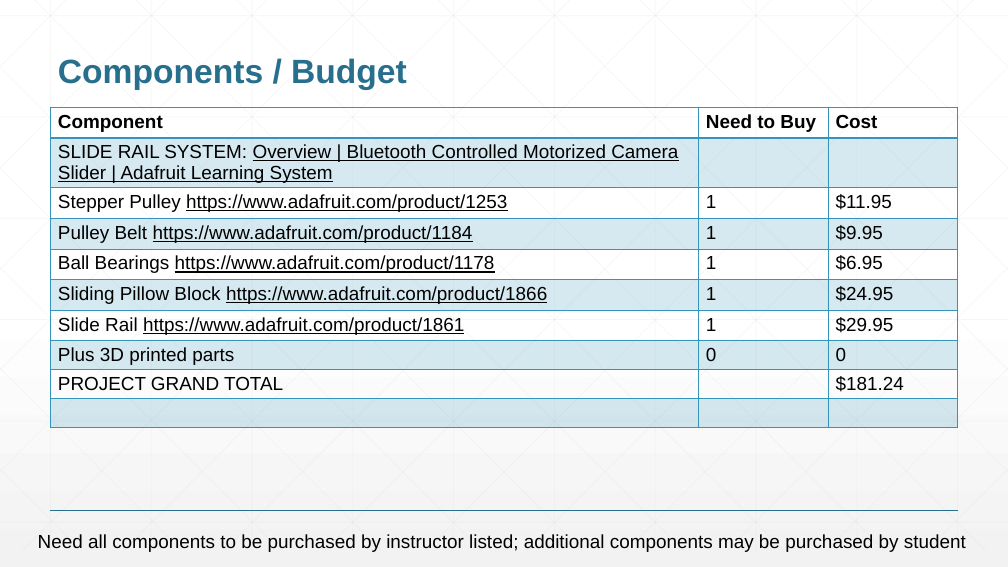
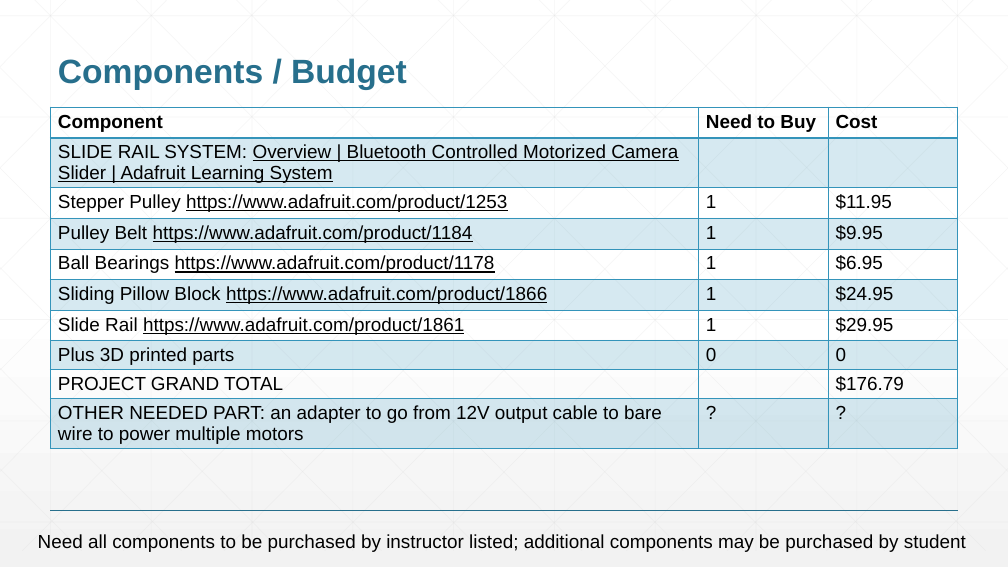
Before and after one commit to JdogLloyd1/ENGI301, a slide deck: slide 8 of Lloyd_ENGI301_project_01_proposal.pptx. Drawn at 1008x567 pixels with LibreOffice and Linux fonts; fonts in the diff are those of the drawing. Boxes give left, top, right and bottom in pixels: in the first picture for what was removed or moved away, otherwise in the second. Text is boxed around its words. In the diff, an @@ line names an element or a change of style, - is before the commit and + after.

```diff
--- a/Lloyd_ENGI301_project_01_proposal.pptx
+++ b/Lloyd_ENGI301_project_01_proposal.pptx
@@ table at box(51, 107, 957, 457) @@
-row 9, column 3: $181.24
+row 9, column 3: $176.79
-row 10:  |  | 
+row 10: OTHER NEEDED PART: an adapter to go from 12V output cable to bare wire to power multiple motors | ? | ?
```
Also in this commit, not shown: 1 other slide changed.
